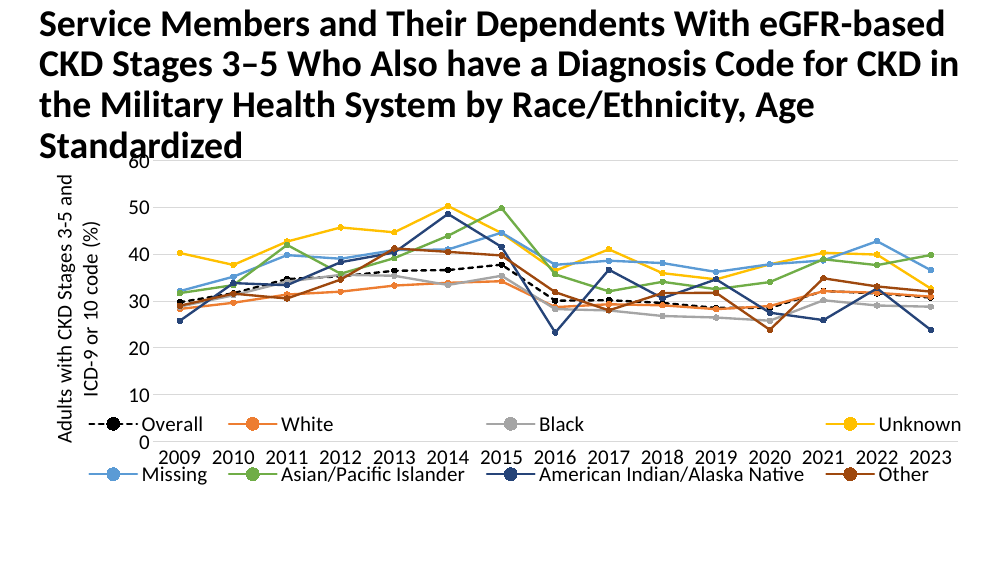
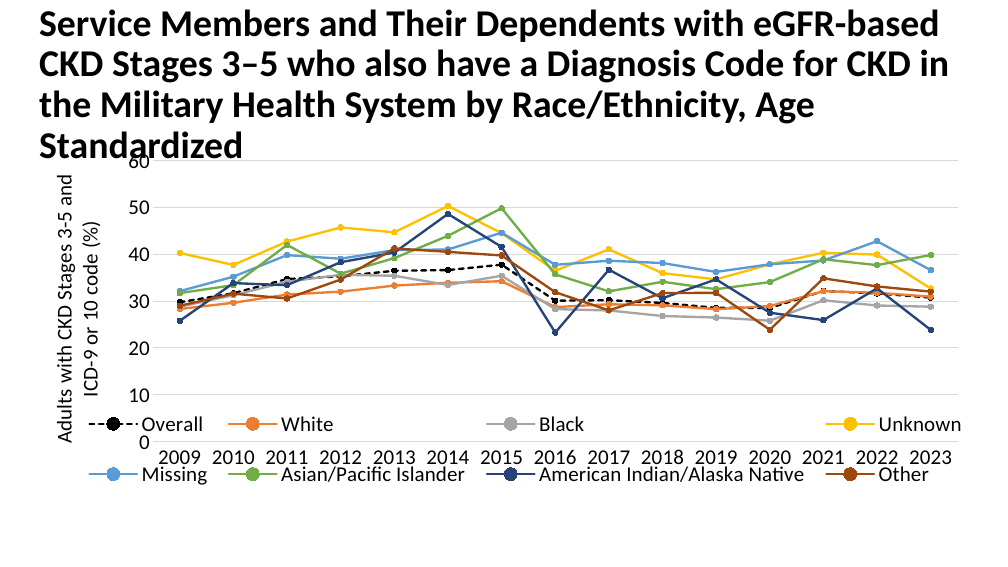
Before and after one commit to CDCgov/nccdphp-ddt-kdss, a slide deck: slide 8 of CKDSurveillance/PPT/Q759.pptx. Drawn at 1008x567 pixels with LibreOffice and Linux fonts; fonts in the diff are those of the drawing; background and template pictures are left out. Boxes give left, top, right and bottom in pixels: in the first picture for what was removed or moved away, otherwise in the second. Text is boxed around its words. In the diff, an @@ line names an element or a change of style, - is before the commit and + after.

Commit message:
Q759 PPT updated

```diff
--- a/CKDSurveillance/PPT/Q759.pptx
+++ b/CKDSurveillance/PPT/Q759.pptx
@@ title at [39,9,950,168]: text changed @@
-Service Members and Their Dependents With eGFR-based CKD Stages 3–5 Who Also have a Diagnosis Code for CKD in the Military Health System by Race/Ethnicity, Age Standardized
+Service Members and Their Dependents with eGFR-based CKD Stages 3–5 who also have a Diagnosis Code for CKD in the Military Health System by Race/Ethnicity, Age Standardized
```
Also in this commit, not shown: 9 other slides changed.
